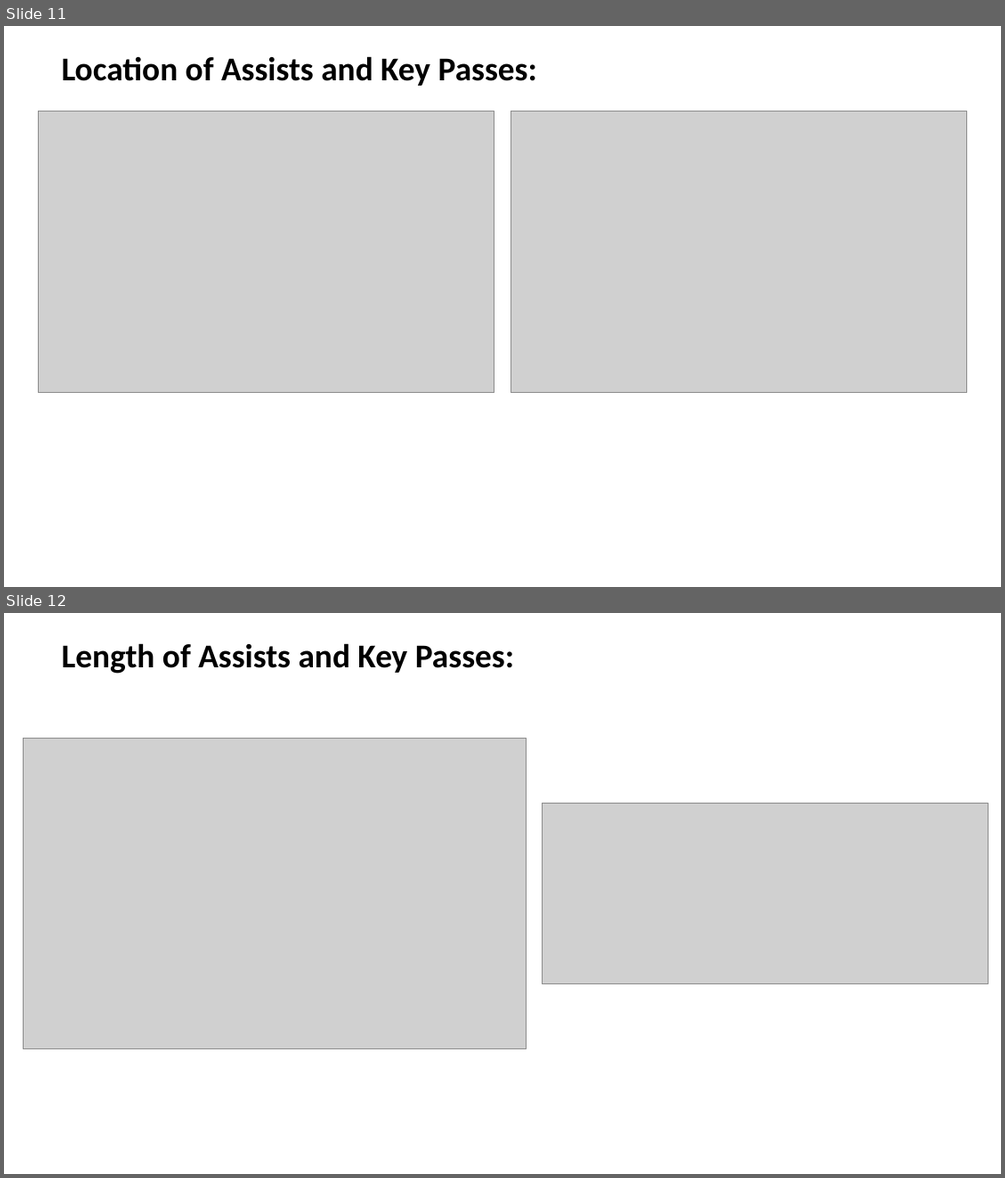
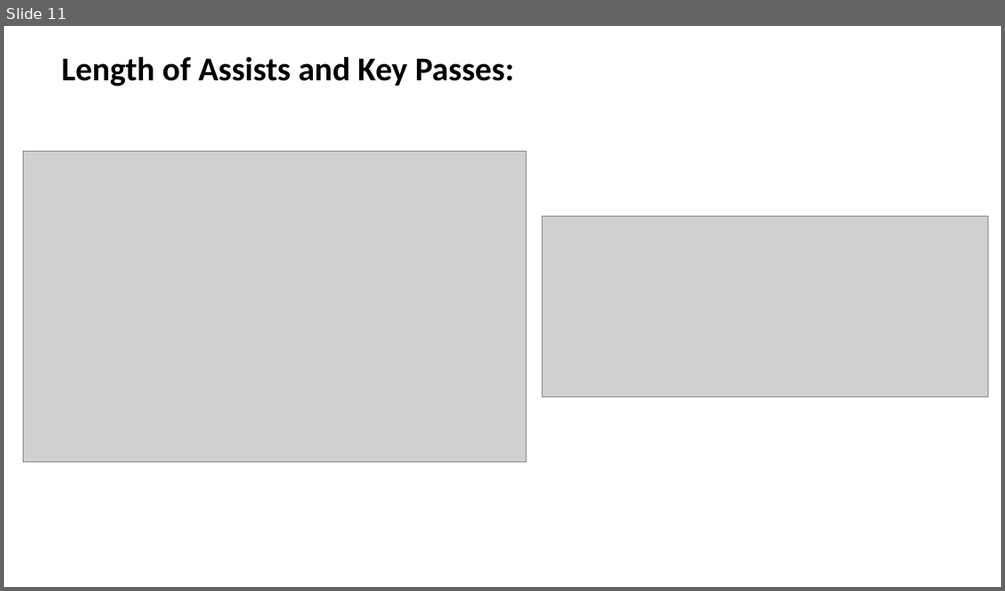
Before and after one commit to rmesina/T2_Codes-R-Us, a slide deck: midterm_project/Determining which variables contribute to likely hood of.pptx. Shown one above the other, each under a label of ours: slides 11 and 12 before the commit, slide 11 after it. The pictures are 1005x1178 and 1005x591 pixels, drawn with LibreOffice and Linux fonts; fonts in the diff are those of the drawing; grey boxes stand for pictures. Boxes give left, top, right and bottom in pixels: in the first picture for what was removed or moved away, otherwise in the second. Text is boxed around its words. In the diff, an @@ line names an element or a change of style, - is before the commit and + after.

```diff
--- a/midterm_project/Determining which variables contribute to likely hood of.pptx
+++ b/midterm_project/Determining which variables contribute to likely hood of.pptx
@@ slide 11 removed at <box>4,26,1001,587</box>, background #FFFFFF @@
@@ text removed at <box>62,56,537,86</box> @@
-Location of Assists and Key Passes:
@@ picture removed at <box>39,111,494,394</box> @@
@@ picture removed at <box>511,111,967,394</box> @@
@@ what was slide 12 is now slide 11 @@
```
Also in this commit, not shown: 3 slides changed, 2 slides added, 2 other slides removed, 9 other files.
